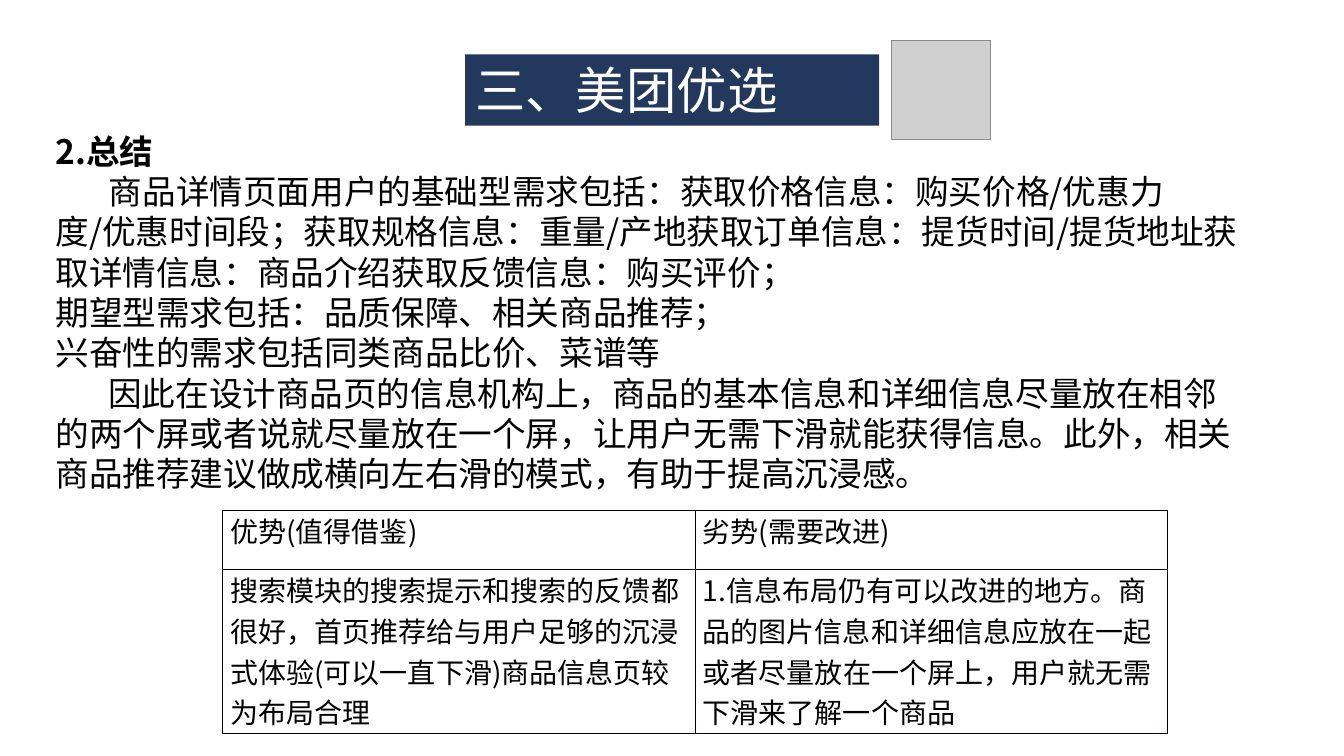
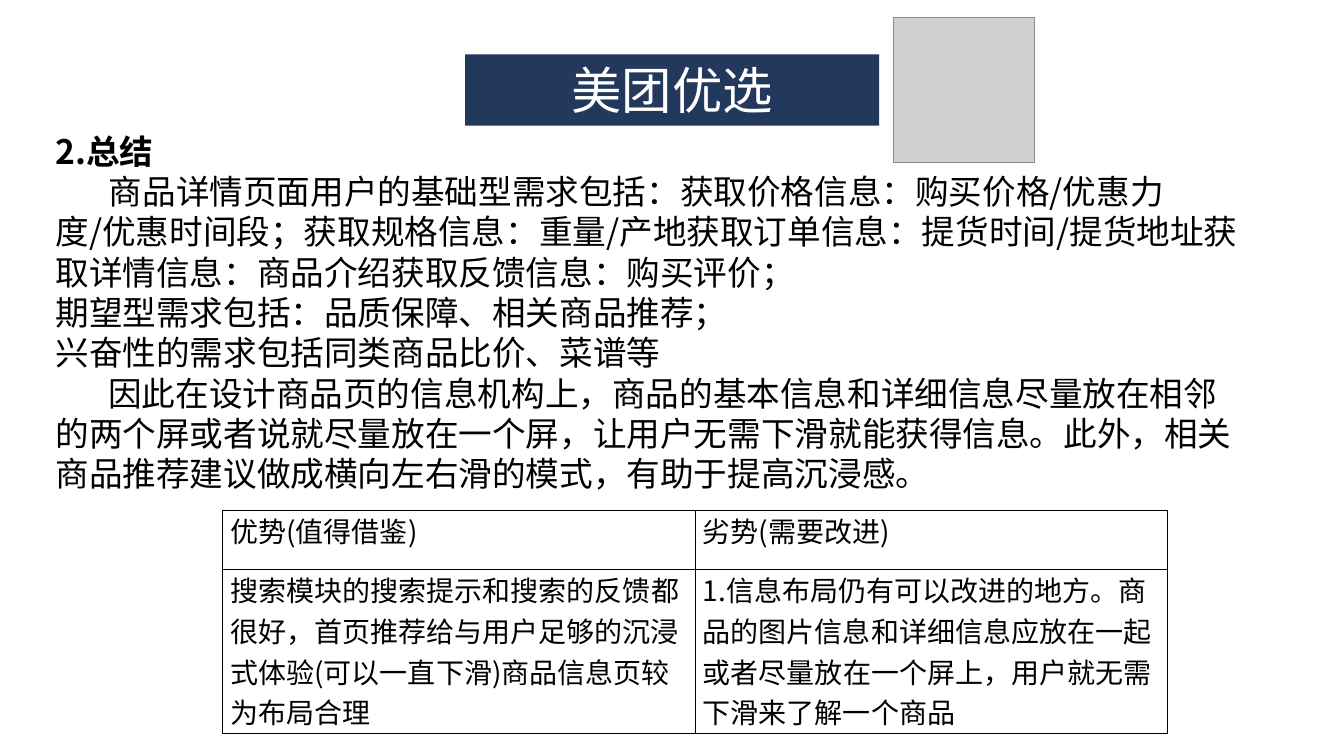
Before and after one commit to ZUCC-SRA2021-G05/Community-GB, a slide deck: slide 11 of 其他/软件项目管理原理与实践/软件项目管理原理与实践-主题确认/G05主题确认.pptx. Drawn at 1344x756 pixels with LibreOffice and Linux fonts; fonts in the diff are those of the drawing; grey boxes stand for pictures. Boxes give left, top, right and bottom in pixels: in the first picture for what was removed or moved away, otherwise in the second. Text is boxed around its words. In the diff, an @@ line names an element or a change of style, - is before the commit and + after.

```diff
--- a/其他/软件项目管理原理与实践/软件项目管理原理与实践-主题确认/G05主题确认.pptx
+++ b/其他/软件项目管理原理与实践/软件项目管理原理与实践-主题确认/G05主题确认.pptx
@@ picture added at [894,17,1035,162] @@
@@ picture removed at [892,41,990,140] @@
@@ text in rectangle at [571,66,773,113]: text changed @@
-三、美团优选
+美团优选
```
Also in this commit, not shown: 13 other slides changed.
